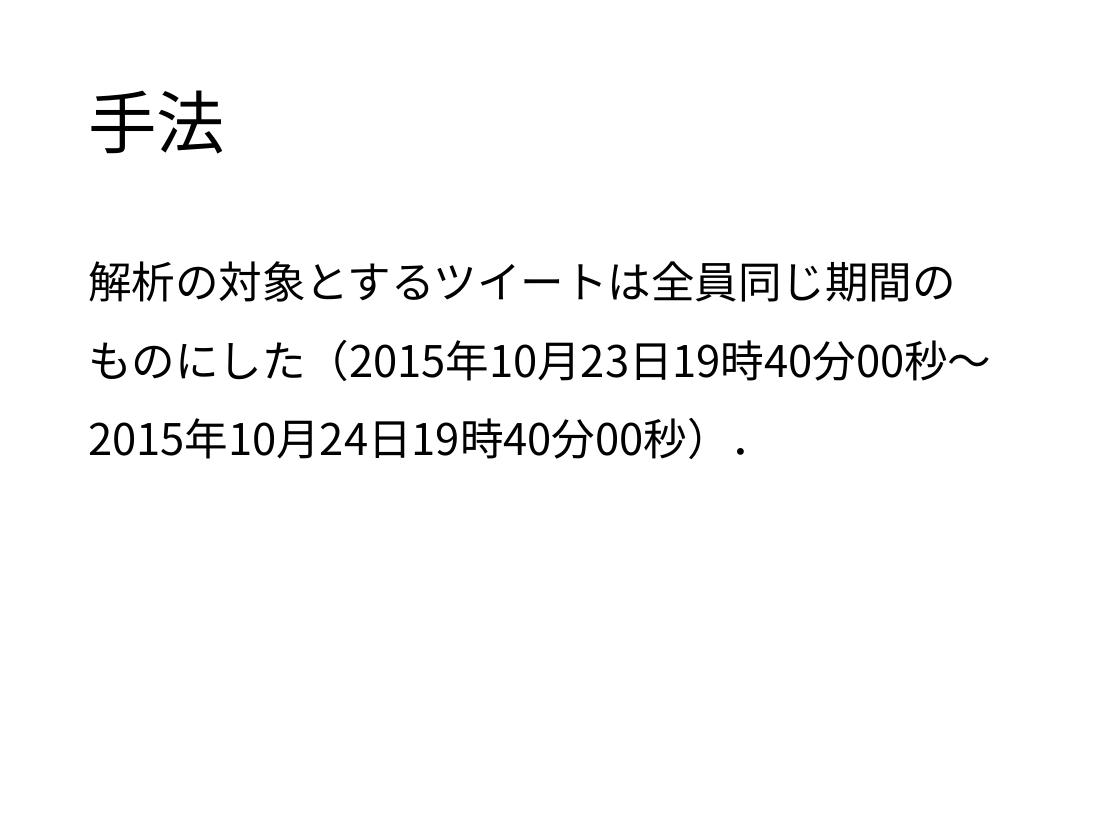
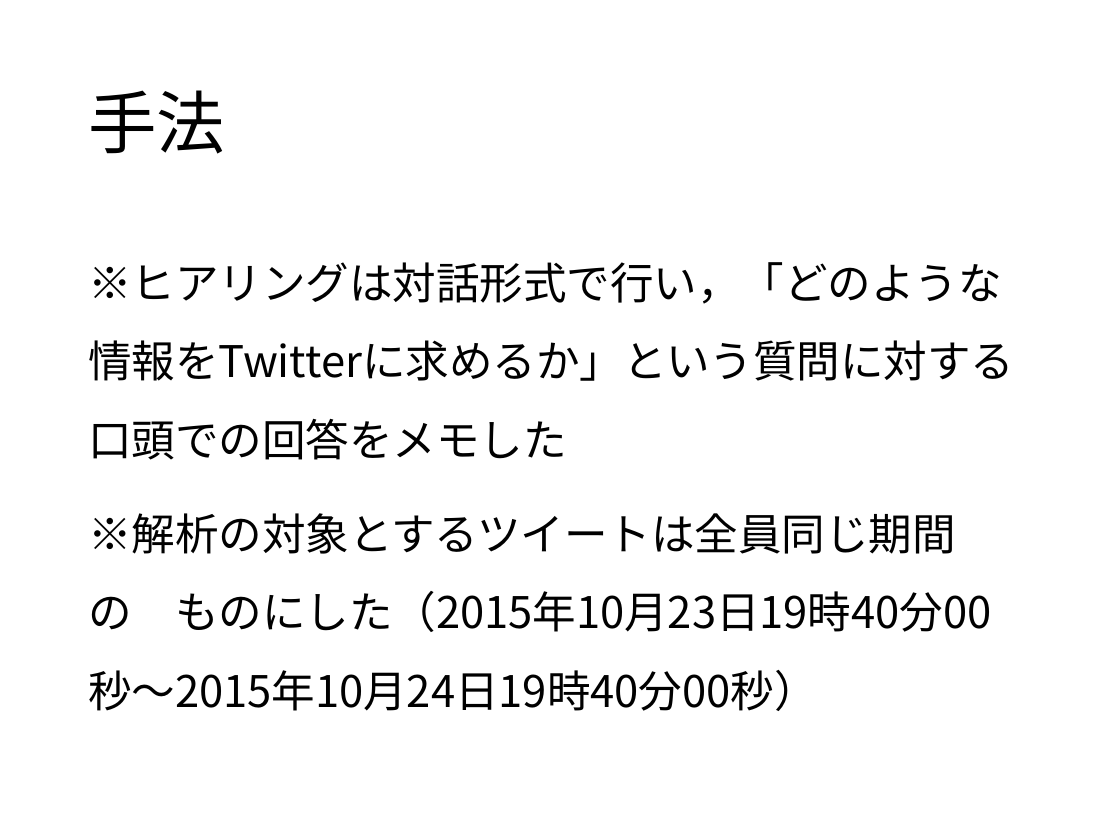
Before and after one commit to keimatsui/kadai, a slide deck: slide 5 of 卒業論文/2014/吉野聡志/最終発表/最終発表スライド.pptx (slide 6 before the commit). Drawn at 1120x840 pixels with LibreOffice and Linux fonts; fonts in the diff are those of the drawing. Boxes give left, top, right and bottom in pixels: in the first picture for what was removed or moved away, otherwise in the second. Text is boxed around its words. In the diff, an @@ line names an element or a change of style, - is before the commit and + after.

```diff
--- a/卒業論文/2014/吉野聡志/最終発表/最終発表スライド.pptx
+++ b/卒業論文/2014/吉野聡志/最終発表/最終発表スライド.pptx
@@ text at [88,262,1014,711]: text changed @@
-解析の対象とするツイートは全員同じ期間の ものにした（2015年10月23日19時40分00秒～2015年10月24日19時40分00秒）．
+※ヒアリングは対話形式で行い，「どのような情報をTwitterに求めるか」という質問に対する口頭での回答をメモした
+※解析の対象とするツイートは全員同じ期間の ものにした（2015年10月23日19時40分00秒～2015年10月24日19時40分00秒）
```
Also in this commit, not shown: 13 other slides changed, 3 slides added, 6 slides removed.
